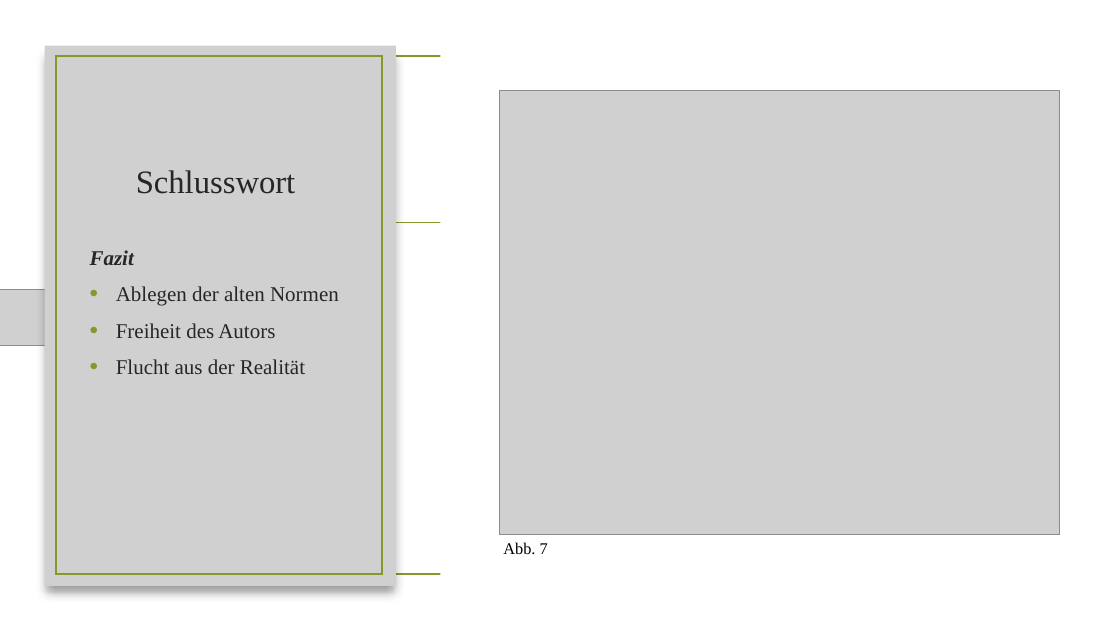
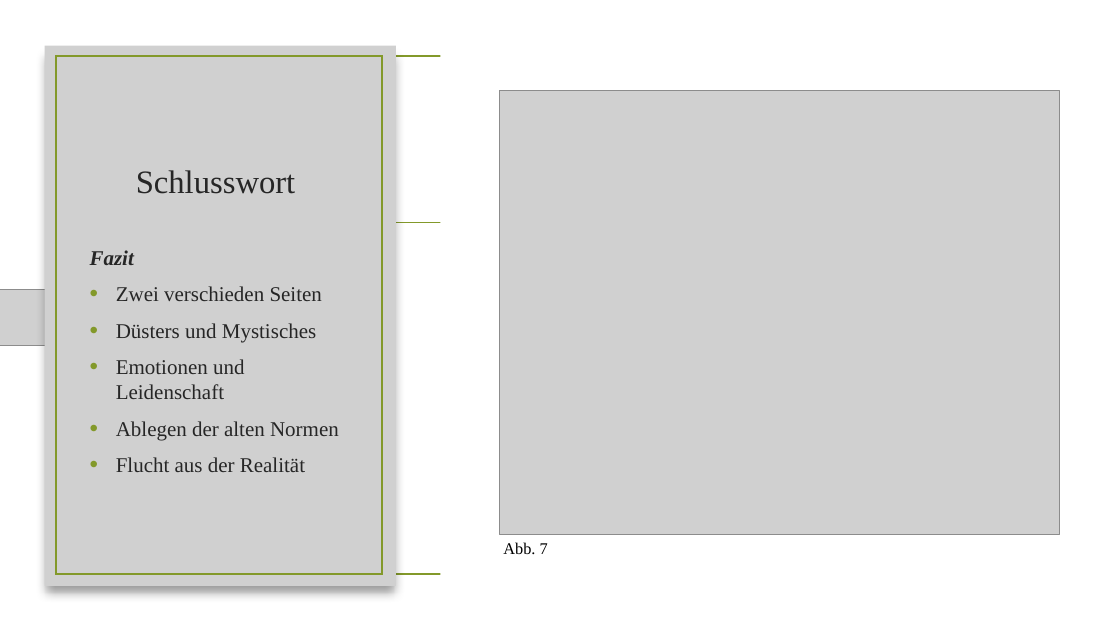
Before and after one commit to AkazeX/Schule, a slide deck: slide 12 of BM/Deutsch/Romantik/Romantik.pptx. Drawn at 1120x630 pixels with LibreOffice and Linux fonts; fonts in the diff are those of the drawing; grey boxes stand for pictures; background and template pictures are left out. Boxes give left, top, right and bottom in pixels: in the first picture for what was removed or moved away, otherwise in the second. Text is boxed around its words. In the diff, an @@ line names an element or a change of style, - is before the commit and + after.

```diff
--- a/BM/Deutsch/Romantik/Romantik.pptx
+++ b/BM/Deutsch/Romantik/Romantik.pptx
@@ text at box(116, 286, 322, 399): paragraphs added @@
+• Zwei verschieden Seiten
+• Düsters und Mystisches
+• Emotionen und Leidenschaft
@@ text at box(116, 323, 275, 338): paragraph removed @@
-• Freiheit des Autors
```
Also in this commit, not shown: 2 other slides changed, 1 other file.
